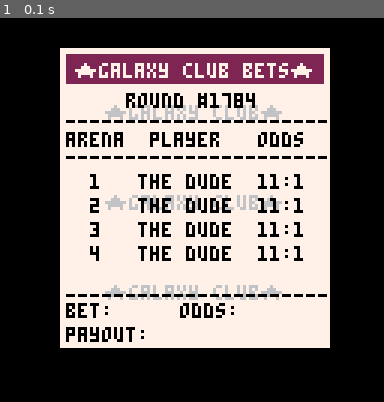
Above: before the commit, frame 1.
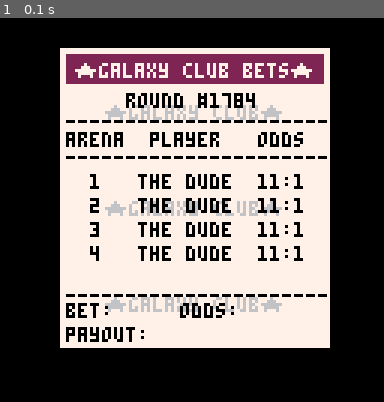
Above: after the commit, the same moment.

Repository: suspicious-smoke/club-bets-pico8
Game: PICO-8 cartridge club-bets.p8
Two runs of this game, one before a commit and one after it. Both use one fixed random seed, a clock stepped at 60 frames per second and the inputs below.
Inputs:
- Up to frame 1 (0.1 s): no input

The runs differ from the first frame. In frame 1, 2.1% of the frame differs, in the area x 27-74%, y 46-77%.

Commit message:
work on ticket

Diff:
--- a/club-bets.p8
+++ b/club-bets.p8
@@ -111,8 +111,9 @@
 	local _arx,_plx,_odx=22,46,86
 	rrectfill(20,10,90,100,0,7)--ticket
 	for i=1,3 do
-		print("★galaxy club★",35,i*30-1,6)
-	end
+		print("★galaxy club★",35,i*32-3,6)
+	end
+	--print("★galaxy club★",35,62,6)
 	rrectfill(22,12,86,10,0,2)--red area
 	print("★galaxy club bets★",25,15,7)
 
